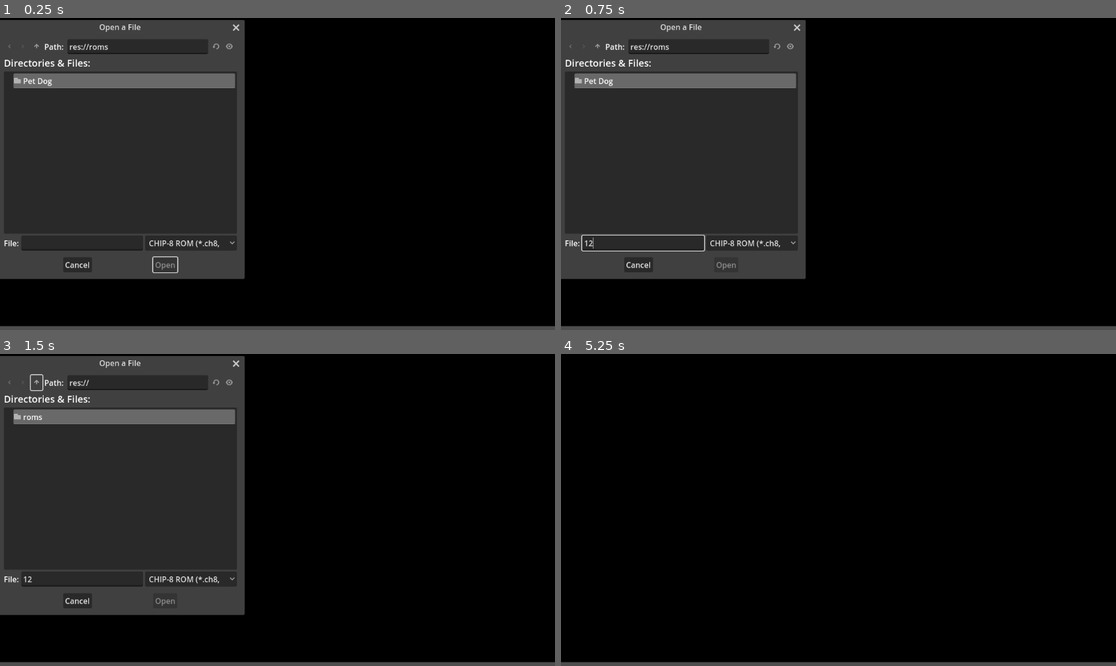
Above: before the commit, frames 1-4 (two rows, left to right).
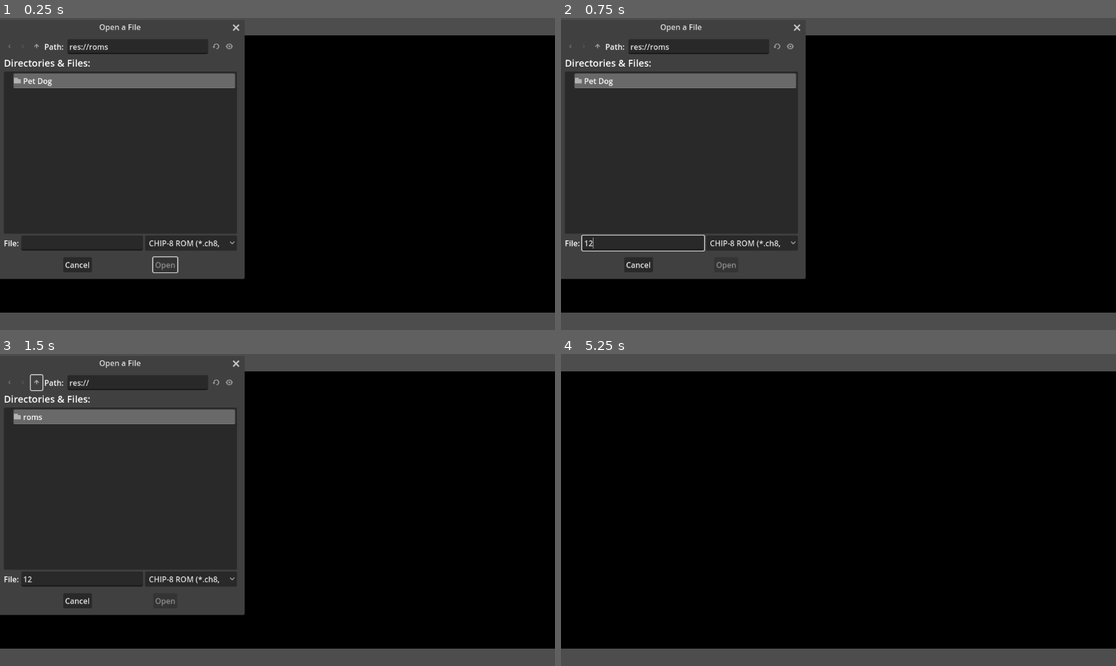
Above: after the commit, the same moments.

Repository: a-ia/chip8-emu-godot
Game: Godot game, scene res://main.tscn
Two runs of this game, one before a commit and one after it. Both use one fixed random seed, a clock stepped at 60 frames per second and the inputs below.
Inputs (mouse positions are in pixels of both pictures, inside the frame that each line leads up to):
- Up to frame 1 (0.25 s): no input
- Up to frame 2 (0.75 s): click (644, 242) at 0.52 s; type "12" at 0.6 s
- Up to frame 3 (1.5 s): click (38, 382) at 1.25 s
- Up to frame 4 (5.25 s): click (599, 382) at 2 s; click (777, 382) at 2.75 s; click (788, 382) at 3.5 s; click "CHIP-8 ROM (*.ch8, *.8o, *.tx…" at 4.25 s; click "Cancel" at 5 s

The runs differ from the first frame. In frame 1, 7.9% of the frame differs, in the area x 0-100%, y 0-99%; in frame 2, 7.9%; in frame 3, 7.9%; in frame 4, 10%.

Commit message:
Fixed display resolution

Diff:
--- a/display.gd
+++ b/display.gd
@@ -1,26 +1,50 @@
 extends Node2D
 
-const SCALE = 20  # Size of each pixel
 const PIXEL_COLOR = Color(1, 1, 1)  # White
 const BG_COLOR = Color(0, 0, 0)  # Black
+const DISPLAY_WIDTH = 64
+const DISPLAY_HEIGHT = 32
 
 @onready var cpu = $"../CPU"
+var scale_factor = Vector2.ONE
 
 func _ready():
 	cpu.connect("display_updated", _on_display_updated)
+	_update_scale()
+	# Window resize signal
+	get_tree().root.connect("size_changed", _on_window_resize)
+
+func _update_scale():
+	var viewport_size = get_viewport_rect().size
+	var scale_x = viewport_size.x / DISPLAY_WIDTH
+	var scale_y = viewport_size.y / DISPLAY_HEIGHT
+	var final_scale = min(scale_x, scale_y)
+	scale_factor = Vector2(final_scale, final_scale)
+
+	# Center
+	position = (viewport_size - Vector2(DISPLAY_WIDTH, DISPLAY_HEIGHT) * scale_factor) / 2
 
 func _draw():
 	# Draw background
-	draw_rect(Rect2(0, 0, 64 * SCALE, 32 * SCALE), BG_COLOR)
+	draw_rect(Rect2(0, 0, DISPLAY_WIDTH * scale_factor.x, DISPLAY_HEIGHT * scale_factor.y), BG_COLOR)
 
 	# Draw pixels
-	for y in range(32):
-		for x in range(64):
+	for y in range(DISPLAY_HEIGHT):
+		for x in range(DISPLAY_WIDTH):
 			if cpu.display[y][x]:
 				draw_rect(
-					Rect2(x * SCALE, y * SCALE, SCALE, SCALE),
+					Rect2(
+						x * scale_factor.x,
+						y * scale_factor.y,
+						scale_factor.x,
+						scale_factor.y
+					),
 					PIXEL_COLOR
 				)
 
 func _on_display_updated():
 	queue_redraw()
+
+func _on_window_resize():
+	_update_scale()
+	queue_redraw()
